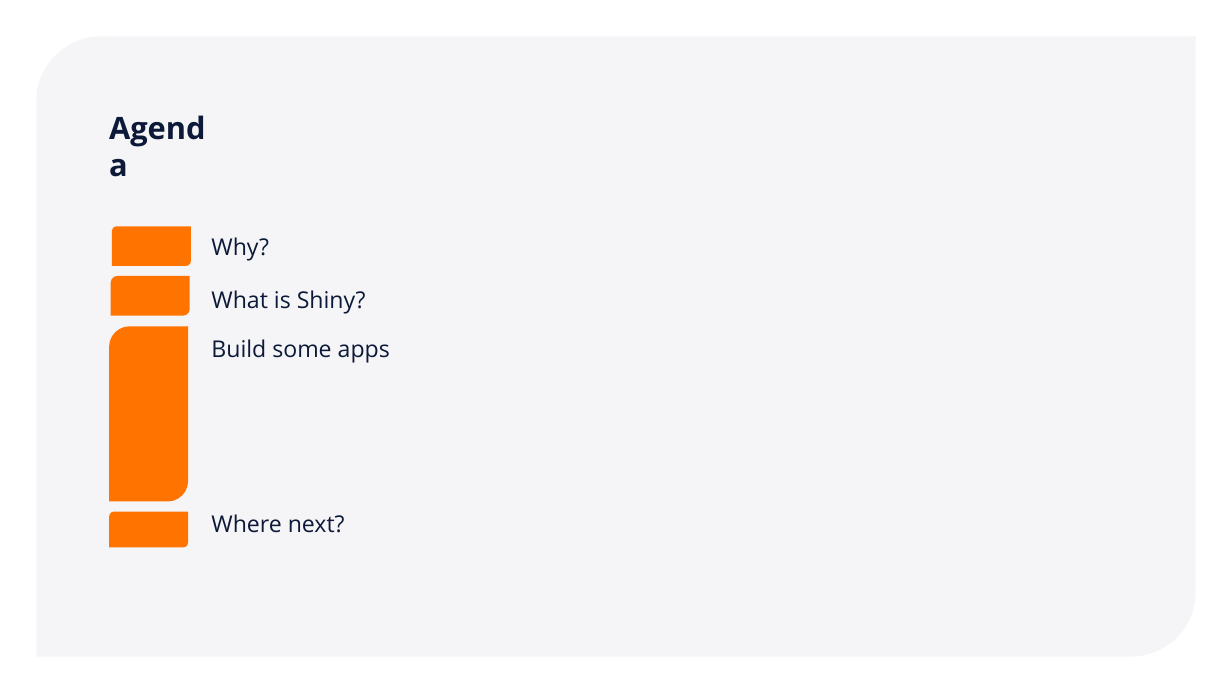
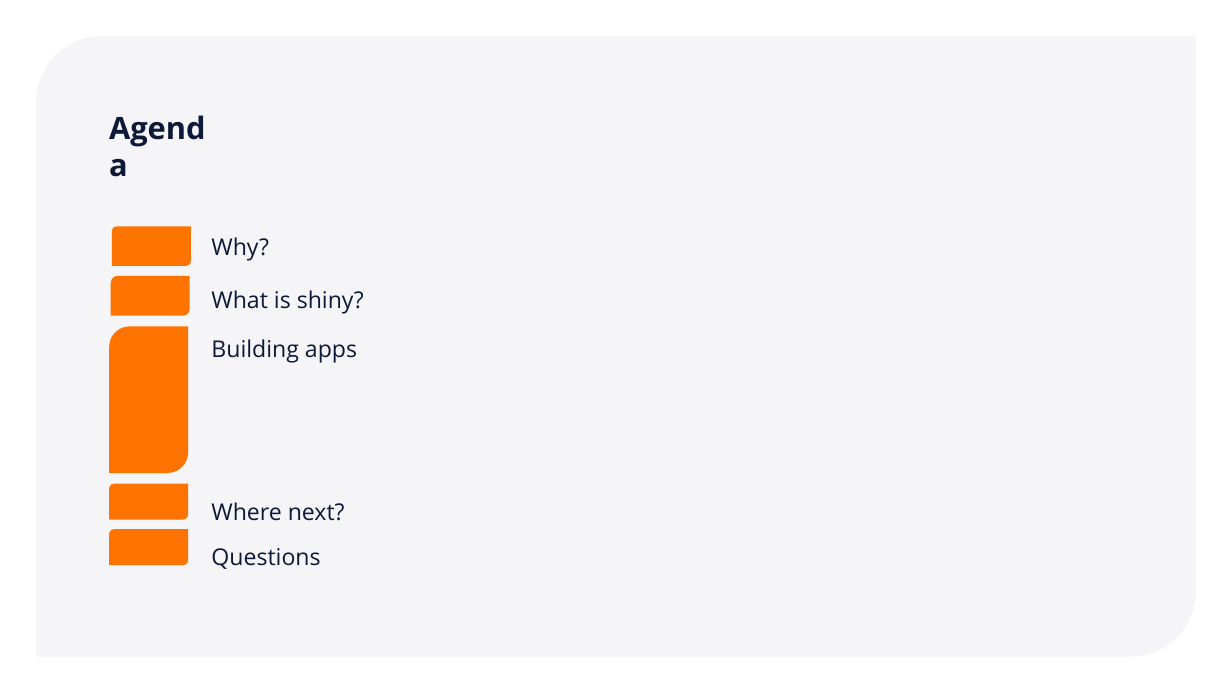
Before and after one commit to russey/interactive_vis, a slide deck: slide 2 of Interactive Visualisation.pptx. Drawn at 1232x693 pixels with LibreOffice and Linux fonts; fonts in the diff are those of the drawing; background and template pictures are left out. Boxes give left, top, right and bottom in pixels: in the first picture for what was removed or moved away, otherwise in the second. Text is boxed around its words. In the diff, an @@ line names an element or a change of style, - is before the commit and + after.

Commit message:
Pp updates

```diff
--- a/Interactive Visualisation.pptx
+++ b/Interactive Visualisation.pptx
@@ text at box(211, 290, 364, 314): text changed @@
-What is Shiny?
+What is shiny?
@@ round diag rect: place and size @@
-round diag rect at box(109, 326, 188, 502)
+round diag rect at box(109, 326, 188, 473)
@@ text at box(211, 339, 357, 363): text changed @@
-Build some apps
+Building apps
@@ round diag rect: place and size @@
-round diag rect at box(109, 512, 188, 548)
+round diag rect at box(109, 483, 188, 519)
@@ text "Where next?": place and size @@
-text "Where next?" at box(211, 514, 345, 533)
+text "Where next?" at box(211, 502, 345, 521)
@@ round diag rect added at box(109, 530, 188, 566), fill #FF7400 @@
@@ text added at box(211, 548, 320, 569), 18 pt, text #0C1938 @@
+Questions
```
Also in this commit, not shown: 7 other slides changed, 3 slides added, 6 slides removed.
